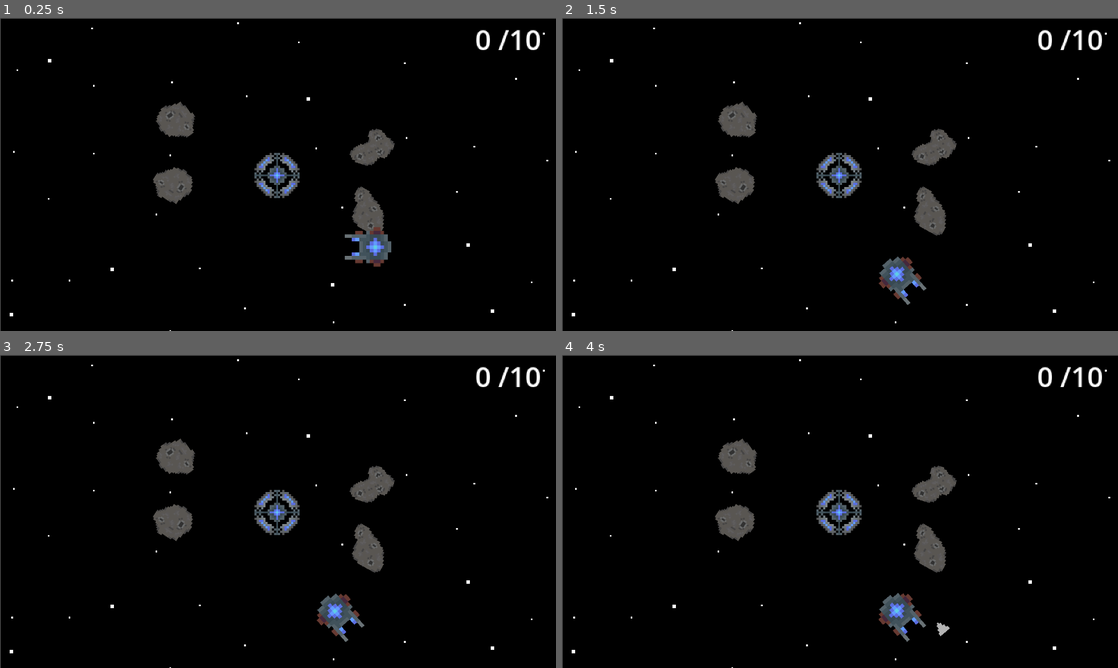
Above: before the commit, frames 1-4 (two rows, left to right).
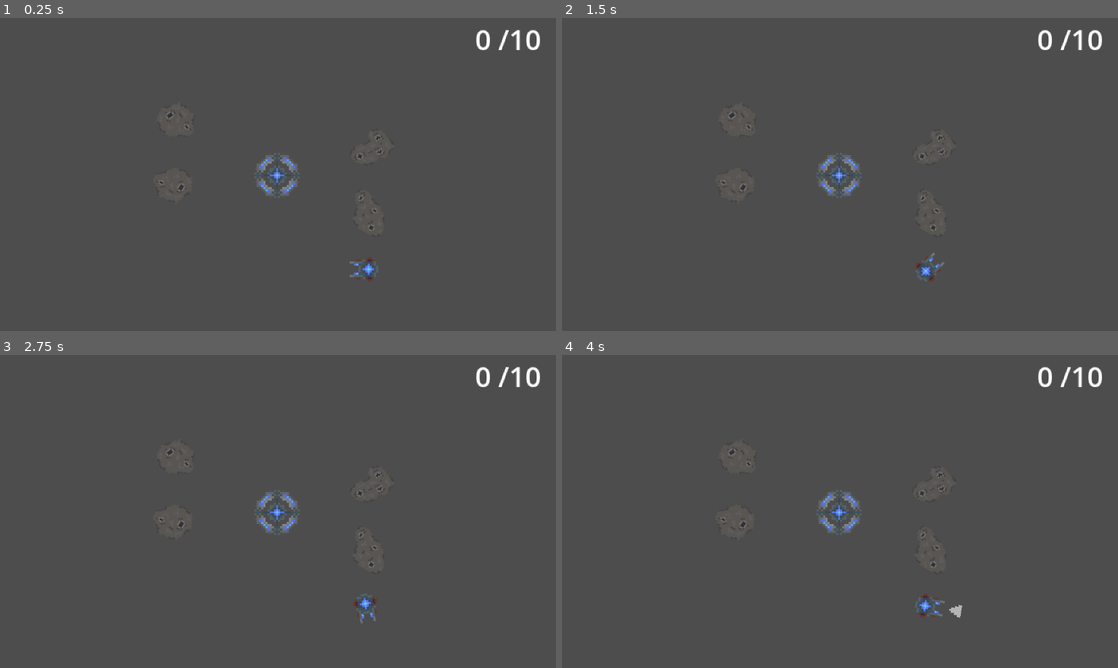
Above: after the commit, the same moments.

Repository: ima-cow/Space-asteroid-miner
Game: Godot game, scene res://scenes/game.tscn
Same seed, same stepped clock (60 frames per second), same inputs: the game is played once before the commit and once after it.
Inputs (mouse positions are in pixels of both pictures, inside the frame that each line leads up to):
- Up to frame 1 (0.25 s): no input
- Up to frame 2 (1.5 s): tap Enter at 0.5 s; move the mouse to (734, 183) at 0.52 s; hold E (Rotation_Right, bound only after the commit) 0.53-1.28 s; hold Space (beam) 0.53-1.28 s; click (734, 183) at 0.67 s; move the mouse to (934, 146) at 1.27 s; hold Down (Rotation_Down) from 1.28 s (still down); tap Space (beam) at 1.35 s; click (934, 146) at 1.42 s
- Up to frame 3 (2.75 s): tap Space (beam) at 2 s; move the mouse to (366, 549) at 2.02 s; release Down (Rotation_Down) at 2.03 s; hold E (Rotation_Right, bound only after the commit) from 2.03 s (still down); hold Space (beam) from 2.03 s (still down); click (366, 549) at 2.17 s
- Up to frame 4 (4 s): move the mouse to (739, 458) at 2.77 s; release E (Rotation_Right, bound only after the commit) at 2.78 s; release Space (beam) at 2.78 s; hold Up (Rotation_Up) 2.78-3.53 s; tap Space (beam) at 2.85 s; click (739, 458) at 2.92 s; tap Enter at 3.5 s; move the mouse to (1006, 558) at 3.52 s; hold Q (Rotation_Left, bound only after the commit) from 3.53 s (still down); hold Space (beam) from 3.53 s (still down)

The runs differ from the first frame. In frame 1, 96% of the frame differs, in the area x 0-100%, y 0-100%; in frame 2, 96%; in frame 3, 96%; in frame 4, 96%.

Commit message:
Rotating the ship
The ships can rotate! Use Q & E to rotate it. The problem is that I don't know how to make movement relative to the axes with the function you're using. I have a Vector2 element already set up for use.

Diff:
--- a/project.godot
+++ b/project.godot
@@ -57,12 +57,12 @@
 }
 Rotation_Left={
 "deadzone": 0.2,
-"events": [Object(InputEventKey,"resource_local_to_scene":false,"resource_name":"","device":0,"window_id":0,"alt_pressed":false,"shift_pressed":false,"ctrl_pressed":false,"meta_pressed":false,"pressed":false,"keycode":0,"physical_keycode":4194319,"key_label":0,"unicode":0,"location":0,"echo":false,"script":null)
+"events": [Object(InputEventKey,"resource_local_to_scene":false,"resource_name":"","device":-1,"window_id":0,"alt_pressed":false,"shift_pressed":false,"ctrl_pressed":false,"meta_pressed":false,"pressed":false,"keycode":0,"physical_keycode":81,"key_label":0,"unicode":113,"location":0,"echo":false,"script":null)
 ]
 }
 Rotation_Right={
 "deadzone": 0.2,
-"events": [Object(InputEventKey,"resource_local_to_scene":false,"resource_name":"","device":0,"window_id":0,"alt_pressed":false,"shift_pressed":false,"ctrl_pressed":false,"meta_pressed":false,"pressed":false,"keycode":0,"physical_keycode":4194321,"key_label":0,"unicode":0,"location":0,"echo":false,"script":null)
+"events": [Object(InputEventKey,"resource_local_to_scene":false,"resource_name":"","device":-1,"window_id":0,"alt_pressed":false,"shift_pressed":false,"ctrl_pressed":false,"meta_pressed":false,"pressed":false,"keycode":0,"physical_keycode":69,"key_label":0,"unicode":101,"location":0,"echo":false,"script":null)
 ]
 }
 Rotation_Up={
--- a/scenes/game.tscn
+++ b/scenes/game.tscn
@@ -22,8 +22,7 @@
 
 [node name="Ship" type="RigidBody2D" parent="."]
 unique_name_in_owner = true
-position = Vector2(48, 54)
-lock_rotation = true
+position = Vector2(51, 55)
 contact_monitor = true
 max_contacts_reported = 1
 linear_damp_mode = 1
@@ -32,13 +31,14 @@
 
 [node name="Sprite2D" type="Sprite2D" parent="Ship"]
 z_index = 1
-position = Vector2(4.000002, -13)
+position = Vector2(-1, 9.536743e-07)
 rotation = 4.712389
-scale = Vector2(2.061167, 2.061167)
+scale = Vector2(1.2697885, 1.2697885)
 texture = ExtResource("3_p57ef")
 
 [node name="CollisionPolygon2D" type="CollisionPolygon2D" parent="Ship"]
-position = Vector2(4, -13)
+position = Vector2(-2.0000012, -9.536743e-07)
+scale = Vector2(0.65340894, 0.653409)
 polygon = PackedVector2Array(12, -8, 8, -11, 3, -11, -14, -6, -5, 0, -13, 6, 4, 11, 7, 11, 12, 7, 14, 0)
 
 [node name="Beam" type="Area2D" parent="Ship"]
@@ -114,6 +114,7 @@
 text = "0 /10"
 
 [node name="StaryBackground" type="Sprite2D" parent="."]
+visible = false
 z_index = -1
 position = Vector2(1, 1)
 texture = ExtResource("7_u5sy4")
--- a/scripts/ship_movement.gd
+++ b/scripts/ship_movement.gd
@@ -4,17 +4,18 @@
 
 var ship_pos := global_position
 
+@export var rotation_speed_degrees:float = 180
+
 func _physics_process(_delta: float) -> void:
 	var horizontal_direction := Input.get_axis("left", "right")
 	var vertical_direction := Input.get_axis("up", "down")
-	var horizontal_rotation := Input.get_axis("Rotation_Left", "Rotation_Right")
-	var vertical_rotation := Input.get_axis("Rotation_Up", "Rotation_Down")
+
+	var relative_direction:Vector2 = transform.x * horizontal_direction
+	var rotation_direction:float = Input.get_axis("Rotation_Left", "Rotation_Right")
+	rotation_degrees += rotation_direction * rotation_speed_degrees * _delta
 
 	if horizontal_direction or vertical_direction:
 		apply_central_force(Vector2(horizontal_direction*SPEED, vertical_direction*SPEED))
-
-	if horizontal_rotation or vertical_rotation:
-		look_at(Vector2(horizontal_rotation, vertical_rotation))
 
 	if Input.is_action_just_pressed("beam"):
 		$Beam.visible = true
